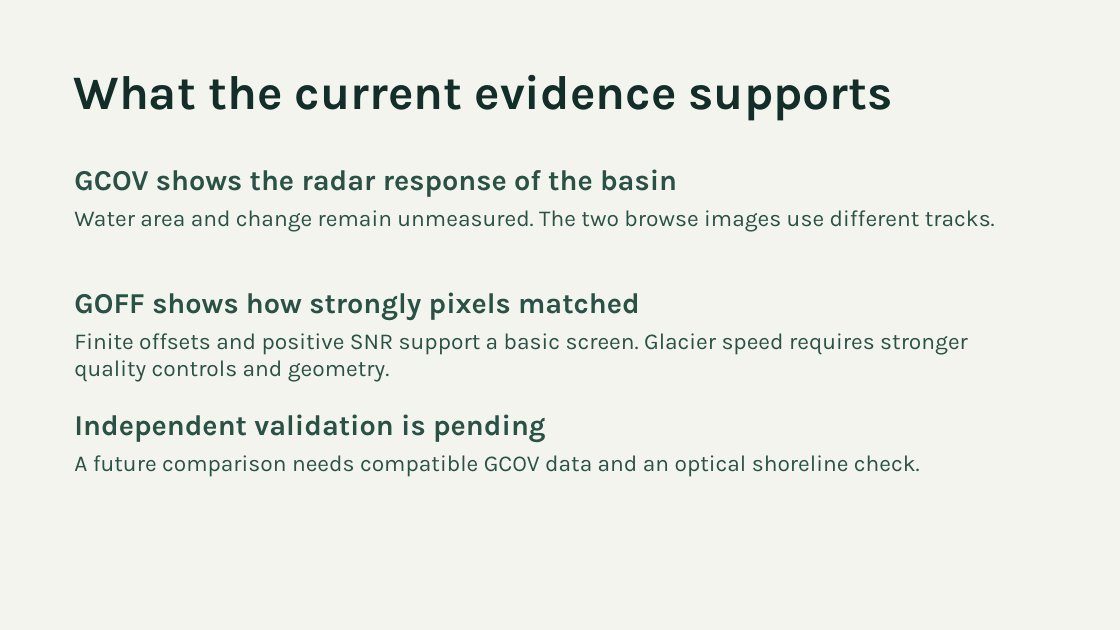
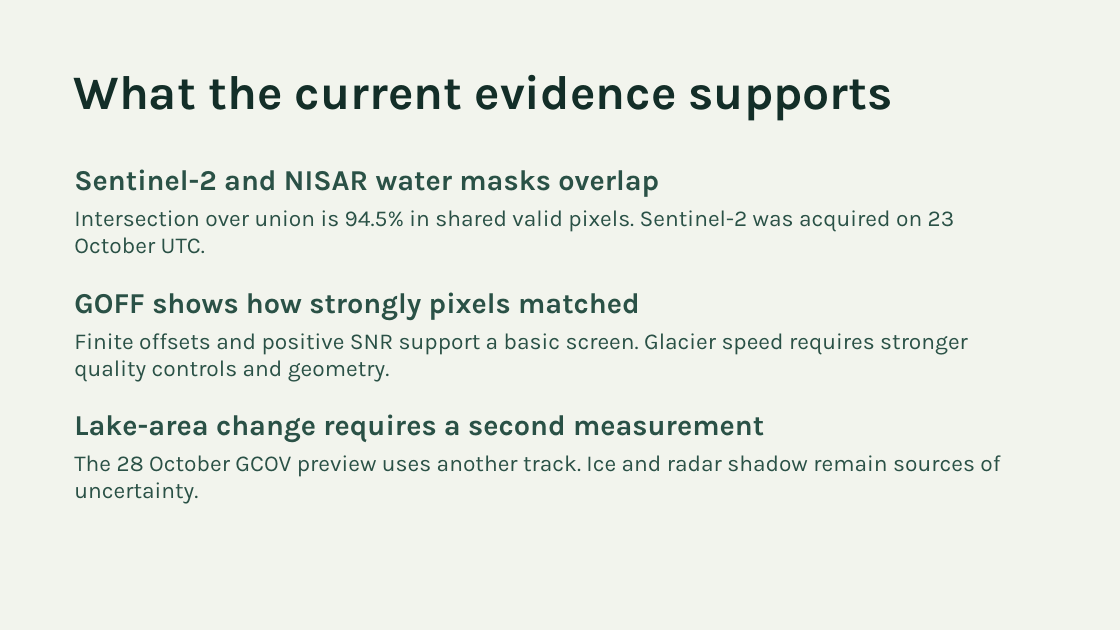
Before and after one commit to erturx/glacierguard, a slide deck: slide 6 of submission/glacierguard.pptx. Drawn at 1120x630 pixels with LibreOffice and Linux fonts; fonts in the diff are those of the drawing. Boxes give left, top, right and bottom in pixels: in the first picture for what was removed or moved away, otherwise in the second. Text is boxed around its words. In the diff, an @@ line names an element or a change of style, - is before the commit and + after.

Commit message:
Measure Petrov Lake from calibrated NISAR GCOV

```diff
--- a/submission/glacierguard.pptx
+++ b/submission/glacierguard.pptx
@@ text at [74, 169, 659, 197]: text changed @@
-GCOV shows the radar response of the basin
+Sentinel-2 and NISAR water masks overlap
@@ text at [74, 210, 955, 254]: text changed @@
-Water area and change remain unmeasured. The two browse images use different tracks.
+Intersection over union is 94.5% in shared valid pixels. Sentinel-2 was acquired on 23 October UTC.
@@ text at [74, 414, 764, 442]: text changed @@
-Independent validation is pending
+Lake-area change requires a second measurement
@@ text at [74, 455, 1000, 504]: text changed @@
-A future comparison needs compatible GCOV data and an optical shoreline check.
+The 28 October GCOV preview uses another track. Ice and radar shadow remain sources of uncertainty.
```
Also in this commit, not shown: 1 other slide changed, 1 slide added, 1 slide removed, 9 other files.
